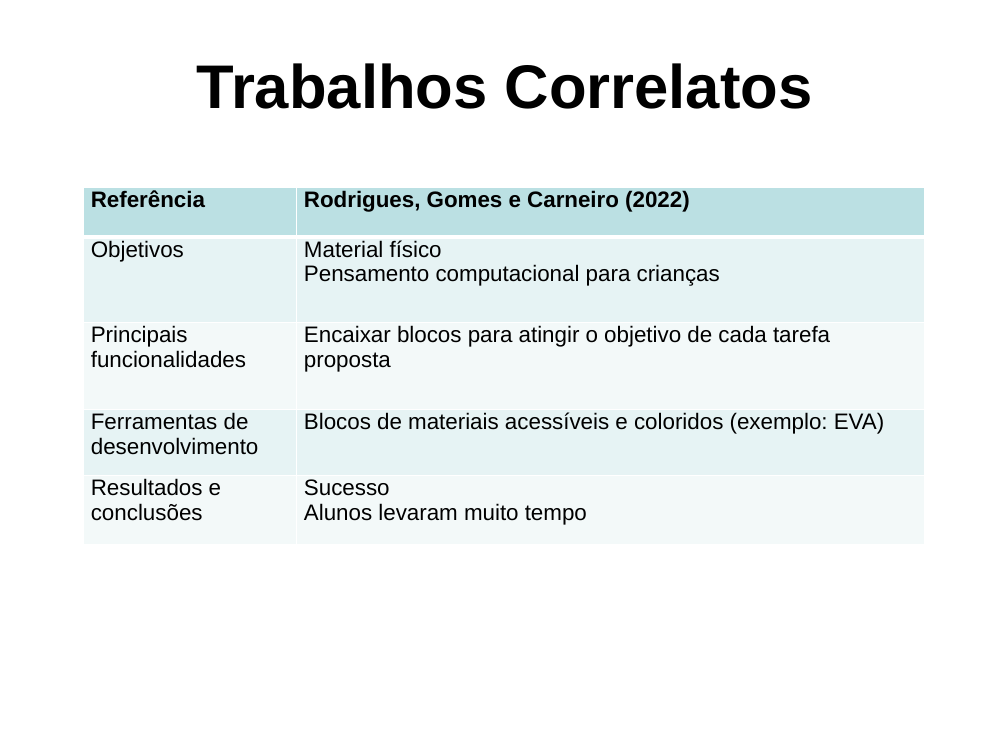
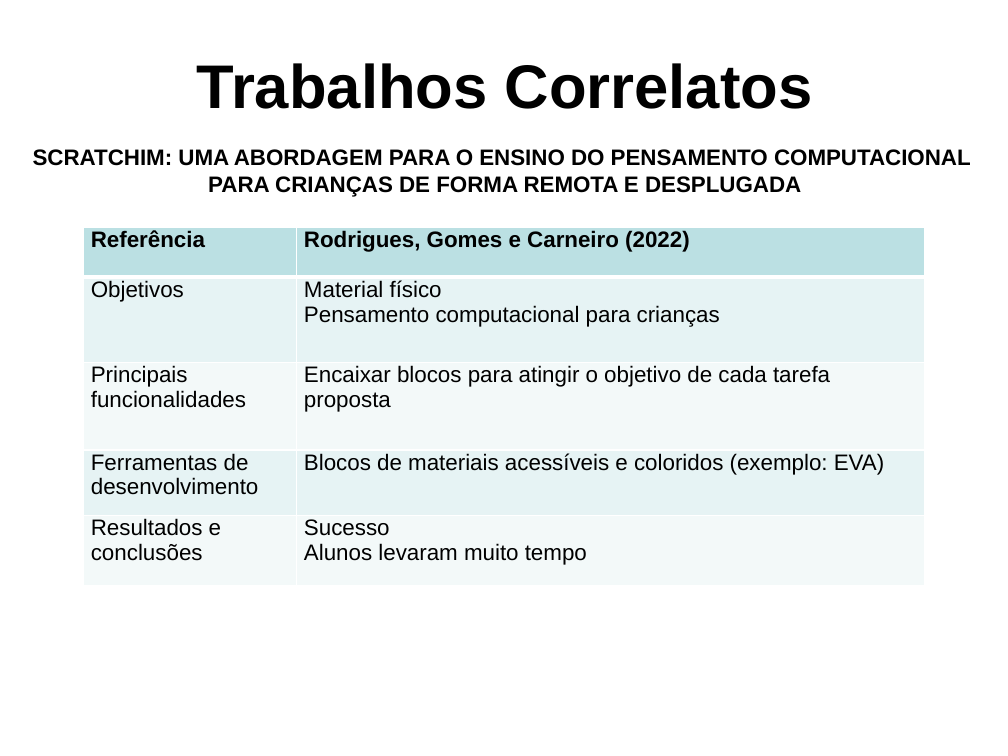
Before and after one commit to PanicAThePython/tcc_NataliaSensWeise, a slide deck: slide 6 of Slides_NataliaSensWeise.pptx. Drawn at 1008x756 pixels with LibreOffice and Linux fonts; fonts in the diff are those of the drawing; background and template pictures are left out. Boxes give left, top, right and bottom in pixels: in the first picture for what was removed or moved away, otherwise in the second. Text is boxed around its words. In the diff, an @@ line names an element or a change of style, - is before the commit and + after.

```diff
--- a/Slides_NataliaSensWeise.pptx
+++ b/Slides_NataliaSensWeise.pptx
@@ text added at [33,149,971,197], 16 pt, text #000000, bold @@
+SCRATCHIM: UMA ABORDAGEM PARA O ENSINO DO PENSAMENTO COMPUTACIONAL
+PARA CRIANÇAS DE FORMA REMOTA E DESPLUGADA
@@ table: place and size @@
-table at [84,187,924,545]
+table at [84,227,924,585]
```
Also in this commit, not shown: 2 other slides changed.
